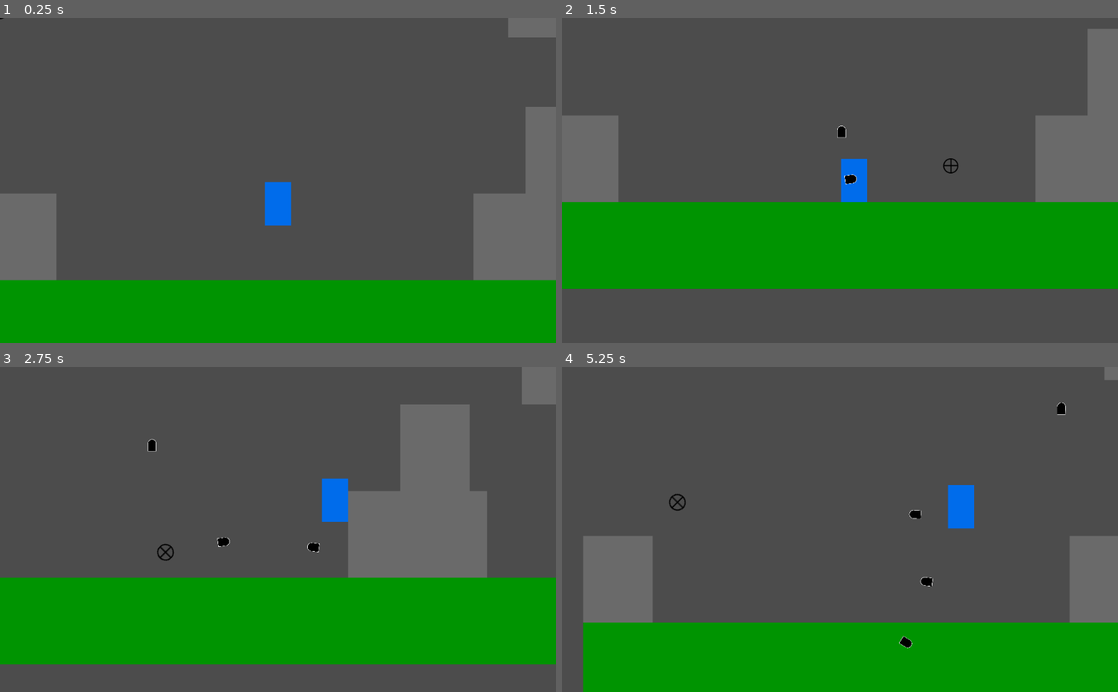
Above: before the commit, frames 1-4 (two rows, left to right).
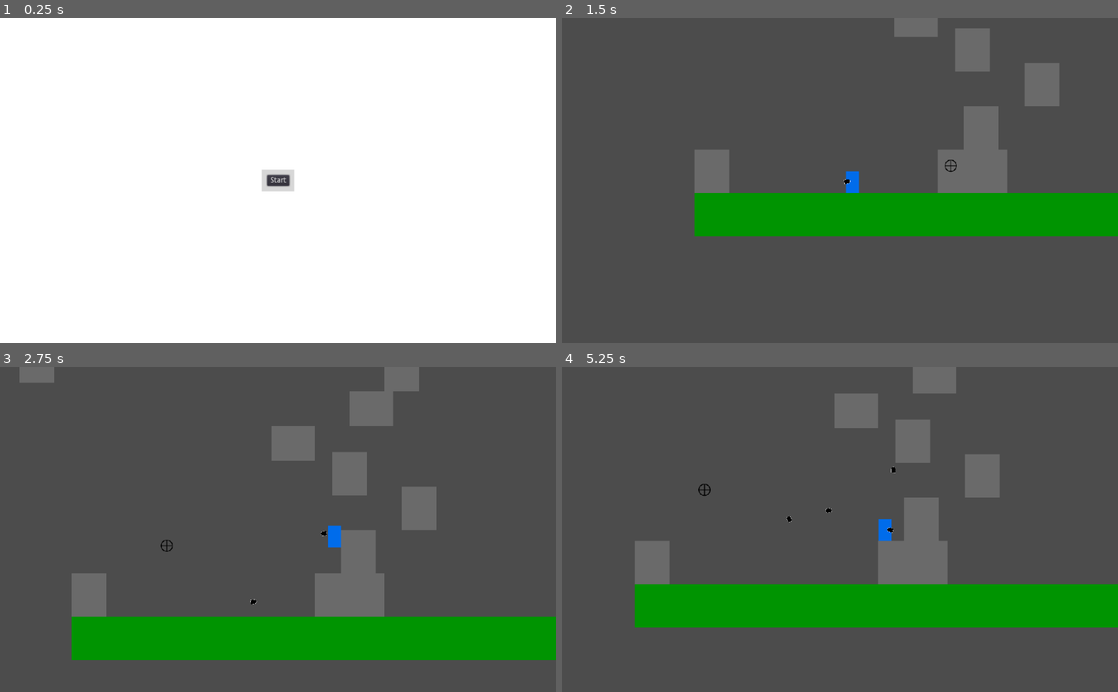
Above: after the commit, the same moments.

Repository: jfdoming/Project-B
Game: Godot game, scene res://Start.tscn
Two runs of this game, one before a commit and one after it. Both use one fixed random seed, a clock stepped at 60 frames per second and the inputs below. Before the commit the project starts from res://Main.tscn.
Inputs (mouse positions are in pixels of both pictures, inside the frame that each line leads up to):
- Up to frame 1 (0.25 s): no input
- Up to frame 2 (1.5 s): click (840, 180) at 0.5 s, where only the run after the commit has a clickable "Start"; move the mouse to (962, 164) at 1.27 s; hold Right (ui_right) from 1.28 s (still down); click (962, 164) at 1.35 s
- Up to frame 3 (2.75 s): keep holding Right (ui_right); tap Space (ui_select) at 1.52, 1.55, 1.82, 2.1, 2.27, 2.57 s; move the mouse to (166, 545) at 2.02 s; click (166, 545) at 2.3 s
- Up to frame 4 (5.25 s): move the mouse to (895, 458) at 2.77 s; release Right (ui_right) at 2.78 s; hold Left (ui_left) 2.78-3.53 s; click (895, 458) at 2.85 s; tap Space (ui_select) at 3.05, 3.77, 4.07, 4.35, 4.52, 4.82 s; move the mouse to (812, 594) at 3.52 s; hold Right (ui_right) 3.53-5.03 s; click (812, 594) at 3.6 s; move the mouse to (1006, 578) at 4.27 s; move the mouse to (673, 480) at 5.02 s; hold Left (ui_left) from 5.03 s (still down); click (673, 480) at 5.1 s

The runs differ from the first frame. In frame 1, 100% of the frame differs, in the area x 0-100%, y 0-100%; in frame 2, 34%; in frame 3, 29%; in frame 4, 40%.

Commit message:
Add scene switching and loading

Diff:
--- a/Layout.gd
+++ b/Layout.gd
@@ -3,9 +3,9 @@
 signal death
 signal win
 
-func _on_DeathArea_body_entered(body):
+func _on_DeathArea_body_entered(_body):
 	emit_signal("death")
 
 
-func _on_Goal_body_entered(body):
+func _on_Goal_body_entered(_body):
 	emit_signal("win")
--- a/Layout.tscn
+++ b/Layout.tscn
@@ -5,14 +5,14 @@
 [ext_resource path="res://Layout.gd" type="Script" id=3]
 [ext_resource path="res://Goal.tscn" type="PackedScene" id=4]
 
-[sub_resource type="RectangleShape2D" id=2]
+[sub_resource type="RectangleShape2D" id=1]
 extents = Vector2( 5368, 368 )
 
 [node name="Layout" type="Node2D"]
 script = ExtResource( 3 )
 
 [node name="Goal" parent="." instance=ExtResource( 4 )]
-position = Vector2( -1920, 320 )
+position = Vector2( -1728, 320 )
 
 [node name="Ground" parent="." instance=ExtResource( 1 )]
 position = Vector2( 512, 528 )
@@ -27,7 +27,10 @@
 position = Vector2( 64, 368 )
 
 [node name="Wall11" parent="." instance=ExtResource( 2 )]
-position = Vector2( -1024, 368 )
+position = Vector2( -1024, 370.936 )
+
+[node name="Wall17" parent="." instance=ExtResource( 2 )]
+position = Vector2( -1920, 368 )
 
 [node name="Wall2" parent="." instance=ExtResource( 2 )]
 position = Vector2( 960, 368 )
@@ -56,19 +59,22 @@
 position = Vector2( 960, -592 )
 
 [node name="Wall12" parent="." instance=ExtResource( 2 )]
-position = Vector2( 320, -592 )
+position = Vector2( 384, -592 )
 
 [node name="Wall13" parent="." instance=ExtResource( 2 )]
-position = Vector2( 192, -848 )
+position = Vector2( 256, -848 )
 
 [node name="Wall14" parent="." instance=ExtResource( 2 )]
-position = Vector2( 64, -560 )
+position = Vector2( 128, -560 )
 
 [node name="Wall15" parent="." instance=ExtResource( 2 )]
-position = Vector2( -192, -496 )
+position = Vector2( -128, -496 )
 
 [node name="Wall16" parent="." instance=ExtResource( 2 )]
-position = Vector2( -448, -432 )
+position = Vector2( -384, -432 )
+
+[node name="Wall18" parent="." instance=ExtResource( 2 )]
+position = Vector2( -640, -368 )
 
 [node name="Wall4" parent="." instance=ExtResource( 2 )]
 position = Vector2( 1088, 368 )
--- /dev/null
+++ b/Loading.gd
@@ -0,0 +1,35 @@
+extends CanvasLayer
+
+var progress
+var may_finish
+
+func _ready():
+	Root.connect("load_progress", self, "_on_load_progress")
+
+func start_loading():
+	$LoadingContainer.show()
+	$MinTimer.start(0.5)
+	may_finish = false
+
+func finish_loading():
+	$LoadingContainer.hide()
+	$MinTimer.stop()
+
+func _on_load_progress(new_progress):
+	progress = new_progress
+
+	if progress == 0:
+		start_loading()
+		return
+
+	if progress == 1 and may_finish:
+		finish_loading()
+		return
+
+	$LoadingContainer/LoadingProgress.value = progress * 100
+
+
+func _on_MinTimer_timeout():
+	may_finish = true
+	if progress == 1:
+		finish_loading()
--- /dev/null
+++ b/Loading.tscn
@@ -0,0 +1,42 @@
+[gd_scene load_steps=2 format=2]
+
+[ext_resource path="res://Loading.gd" type="Script" id=1]
+
+[node name="Loading" type="CanvasLayer"]
+layer = 2
+script = ExtResource( 1 )
+
+[node name="LoadingContainer" type="Control" parent="."]
+visible = false
+anchor_right = 1.0
+anchor_bottom = 1.0
+__meta__ = {
+"_edit_use_anchors_": false
+}
+
+[node name="ColorRect" type="ColorRect" parent="LoadingContainer"]
+anchor_right = 1.0
+anchor_bottom = 1.0
+__meta__ = {
+"_edit_use_anchors_": false
+}
+
+[node name="LoadingProgress" type="ProgressBar" parent="LoadingContainer"]
+anchor_left = 0.5
+anchor_top = 0.5
+anchor_right = 0.5
+anchor_bottom = 0.5
+margin_left = -128.0
+margin_top = -16.0
+margin_right = 128.0
+margin_bottom = 16.0
+size_flags_horizontal = 4
+size_flags_vertical = 4
+__meta__ = {
+"_edit_use_anchors_": false
+}
+
+[node name="MinTimer" type="Timer" parent="."]
+wait_time = 0.3
+one_shot = true
+[connection signal="timeout" from="MinTimer" to="." method="_on_MinTimer_timeout"]
--- a/Main.gd
+++ /dev/null
@@ -1,13 +0,0 @@
-extends Node2D
-
-# Called when the node enters the scene tree for the first time.
-func _ready():
-	Input.set_mouse_mode(Input.MOUSE_MODE_HIDDEN)
-	$Crosshair.play("Crosshair")
-
-func _on_Layout_death():
-	$Player.respawn()
-
-
-func _on_Layout_win():
-	print("win!")
--- a/Player.gd
+++ b/Player.gd
@@ -4,13 +4,14 @@
 
 export (PackedScene) var Bullet
 
-export (int) var max_run_speed = 60
-export (float) var run_speed_increment_fraction = 1.0 / 3.0
+export (bool) var may_move = true
+export (int) var max_run_speed = 700
+export (float) var run_speed_increment_fraction = 1.0 / 20.0
 export (int) var jump_speed = 800
 export (int) var smash_speed = 1200
-export (float) var jump_bonus = 0.08
+export (float) var jump_bonus = 0.15
 export (float) var gravity = 2
-export (float) var friction = 0.15
+export (float) var friction = 0.2
 export (float) var air_resistance = 0.05
 
 var velocity = Vector2()
@@ -19,12 +20,12 @@
 var smashing = false
 var alive = true
 
-func get_input():
-	var right = Input.is_action_pressed('ui_right')
-	var left = Input.is_action_pressed('ui_left')
-	var jump = Input.is_action_just_pressed('ui_select') or Input.is_action_just_pressed('ui_up')
-	var smash = Input.is_action_just_pressed('ui_down')
-	var fire = Input.is_action_just_pressed("fire")
+func get_input(delta):
+	var right = may_move and Input.is_action_pressed('ui_right')
+	var left = may_move and Input.is_action_pressed('ui_left')
+	var jump = may_move and (Input.is_action_just_pressed('ui_select') or Input.is_action_just_pressed('ui_up'))
+	var smash = may_move and Input.is_action_just_pressed('ui_down')
+	var fire = may_move and Input.is_action_just_pressed("fire")
 
 	if fire:
 		var instance = Bullet.instance()
@@ -40,16 +41,16 @@
 		just_jumped = true
 		velocity.y = -jump_speed - jump_bonus * abs(velocity.x)
 	if right:
-		velocity.x += run_speed_increment_fraction * max_run_speed
-		clamp(velocity.x, -max_run_speed, max_run_speed)
+		velocity.x += run_speed_increment_fraction * max_run_speed * delta * 60
+		velocity.x = clamp(velocity.x, -max_run_speed, max_run_speed)
 	if left:
-		velocity.x -= run_speed_increment_fraction * max_run_speed
-		clamp(velocity.x, -max_run_speed, max_run_speed)
+		velocity.x -= run_speed_increment_fraction * max_run_speed * delta * 60
+		velocity.x = clamp(velocity.x, -max_run_speed, max_run_speed)
 	if not right and not left:
-		velocity.x *= (1 - (friction if is_on_floor() else air_resistance))
+		velocity.x *= (1 - (friction if is_on_floor() else air_resistance)) * delta * 60
 
 func _physics_process(delta):
-	get_input()
+	get_input(delta)
 	velocity.y += gravity * delta * 1000
 	if smashing and is_on_floor():
 		smashing = false
--- a/Player.tscn
+++ b/Player.tscn
@@ -44,6 +44,7 @@
 
 [node name="Camera2D" type="Camera2D" parent="."]
 current = true
+zoom = Vector2( 2, 2 )
 drag_margin_h_enabled = true
 drag_margin_v_enabled = true
 smoothing_enabled = true
--- /dev/null
+++ b/Root.gd
@@ -0,0 +1,70 @@
+extends Node
+
+signal load_progress
+
+var loader
+var wait_frames
+var time_max = 100
+var current_scene
+
+func _ready():
+	var root = get_tree().get_root()
+	current_scene = root.get_child(root.get_child_count() - 1)
+
+func goto_scene(path):
+	# This function will usually be called from a signal callback,
+	# or some other function in the current scene.
+	# Deleting the current scene at this point is
+	# a bad idea, because it may still be executing code.
+	# This will result in a crash or unexpected behavior.
+
+	# The solution is to defer the load to a later time, when
+	# we can be sure that no code from the current scene is running:
+
+	call_deferred("_deferred_goto_scene", path)
+
+func _deferred_goto_scene(path):
+	loader = ResourceLoader.load_interactive("res://" + path + ".tscn")
+	if loader == null:
+		printerr("Failed to load scene: ", path)
+		return
+	set_process(true)
+
+	current_scene.queue_free()
+
+	wait_frames = 1
+	emit_signal("load_progress", 0)
+
+func _process(_time):
+	if loader == null:
+		set_process(false)
+		return
+
+	if wait_frames > 0:
+		wait_frames -= 1
+		return
+
+	var t = OS.get_ticks_msec()
+	while OS.get_ticks_msec() < t + time_max:
+		var err = loader.poll()
+
+		if err == ERR_FILE_EOF:
+			var resource = loader.get_resource()
+			loader = null
+			set_new_scene(resource)
+			break
+		elif err == OK:
+			update_progress()
+		else: # error during loading
+			printerr("Failed to load scene.")
+			loader = null
+			break
+
+func update_progress():
+	var progress = float(loader.get_stage()) / loader.get_stage_count()
+	emit_signal("load_progress", progress)
+
+func set_new_scene(scene_resource):
+	current_scene = scene_resource.instance()
+	get_node("/root").add_child(current_scene)
+	emit_signal("load_progress", 1)
--- /dev/null
+++ b/Sidescroller.gd
@@ -0,0 +1,15 @@
+extends Node2D
+
+func _ready():
+	$Crosshair/CrosshairAnimation.play("Crosshair")
+
+func _on_Layout_death():
+	$Player.respawn()
+
+func _on_Layout_win():
+	$Player.may_move = false
+	$WinTimer.start()
+
+func _on_WinTimer_timeout():
+	Input.set_mouse_mode(Input.MOUSE_MODE_VISIBLE)
+	Root.goto_scene("Start")
--- a/Main.tscn
+++ b/Sidescroller.tscn
@@ -1,18 +1,18 @@
 [gd_scene load_steps=8 format=2]
 
 [ext_resource path="res://Layout.tscn" type="PackedScene" id=1]
-[ext_resource path="res://Player.tscn" type="PackedScene" id=2]
-[ext_resource path="res://assets/cross1.png" type="Texture" id=4]
-[ext_resource path="res://Crosshair.gd" type="Script" id=5]
-[ext_resource path="res://Main.gd" type="Script" id=6]
-[ext_resource path="res://Bullet.tscn" type="PackedScene" id=7]
+[ext_resource path="res://Player.tscn" type="PackedScene" id=3]
+[ext_resource path="res://Bullet.tscn" type="PackedScene" id=4]
+[ext_resource path="res://assets/cross1.png" type="Texture" id=5]
+[ext_resource path="res://Sidescroller.gd" type="Script" id=6]
+[ext_resource path="res://Crosshair.gd" type="Script" id=7]
 
 [sub_resource type="Animation" id=1]
 resource_name = "Crosshair"
 length = 2.0
 loop = true
 tracks/0/type = "value"
-tracks/0/path = NodePath("Crosshair/Image:rotation_degrees")
+tracks/0/path = NodePath("CanvasLayer/Crosshair/Image:rotation_degrees")
 tracks/0/interp = 1
 tracks/0/loop_wrap = true
 tracks/0/imported = false
@@ -24,7 +24,7 @@
 "values": [ 0.0, 360.0 ]
 }
 tracks/1/type = "value"
-tracks/1/path = NodePath("Crosshair/Image:scale")
+tracks/1/path = NodePath("CanvasLayer/Crosshair/Image:scale")
 tracks/1/interp = 1
 tracks/1/loop_wrap = true
 tracks/1/imported = false
@@ -36,22 +36,29 @@
 "values": [ Vector2( 0.1, 0.1 ), Vector2( 0.15, 0.15 ), Vector2( 0.1, 0.1 ) ]
 }
 
-[node name="Node2D" type="Node2D"]
+[node name="Sidescroller" type="Node2D"]
 script = ExtResource( 6 )
 
 [node name="Layout" parent="." instance=ExtResource( 1 )]
 
-[node name="Player" parent="." instance=ExtResource( 2 )]
+[node name="Player" parent="." instance=ExtResource( 3 )]
 position = Vector2( 536, 240 )
-Bullet = ExtResource( 7 )
+Bullet = ExtResource( 4 )
 
-[node name="Crosshair" type="AnimationPlayer" parent="."]
+[node name="Crosshair" type="CanvasLayer" parent="."]
+
+[node name="CrosshairAnimation" type="AnimationPlayer" parent="Crosshair"]
 anims/Crosshair = SubResource( 1 )
 
-[node name="Image" type="Sprite" parent="Crosshair"]
+[node name="Image" type="Sprite" parent="Crosshair/CrosshairAnimation"]
 position = Vector2( 408, 216 )
 scale = Vector2( 0.1, 0.1 )
-texture = ExtResource( 4 )
-script = ExtResource( 5 )
+texture = ExtResource( 5 )
+script = ExtResource( 7 )
+
+[node name="WinTimer" type="Timer" parent="."]
+wait_time = 3.0
+one_shot = true
 [connection signal="death" from="Layout" to="." method="_on_Layout_death"]
 [connection signal="win" from="Layout" to="." method="_on_Layout_win"]
+[connection signal="timeout" from="WinTimer" to="." method="_on_WinTimer_timeout"]
--- /dev/null
+++ b/Start.gd
@@ -0,0 +1,5 @@
+extends CanvasLayer
+
+func _on_StartButton_pressed():
+	Root.goto_scene("Sidescroller")
+	Input.set_mouse_mode(Input.MOUSE_MODE_HIDDEN)
--- /dev/null
+++ b/Start.tscn
@@ -0,0 +1,44 @@
+[gd_scene load_steps=2 format=2]
+
+[ext_resource path="res://Start.gd" type="Script" id=1]
+
+[node name="Start" type="CanvasLayer"]
+script = ExtResource( 1 )
+
+[node name="ColorRect" type="ColorRect" parent="."]
+anchor_right = 1.0
+anchor_bottom = 1.0
+__meta__ = {
+"_edit_use_anchors_": false
+}
+
+[node name="Buttons" type="Control" parent="."]
+anchor_left = 0.5
+anchor_top = 0.5
+anchor_right = 0.5
+anchor_bottom = 0.5
+margin_left = -30.0
+margin_top = -20.0
+margin_right = 30.0
+margin_bottom = 20.0
+
+[node name="ColorRect" type="ColorRect" parent="Buttons"]
+anchor_right = 1.0
+anchor_bottom = 1.0
+color = Color( 0.847059, 0.847059, 0.847059, 1 )
+
+[node name="StartButton" type="Button" parent="Buttons"]
+anchor_left = 0.5
+anchor_top = 0.5
+anchor_right = 0.5
+anchor_bottom = 0.5
+margin_left = -20.5
+margin_top = -10.0
+margin_right = 20.5
+margin_bottom = 10.0
+size_flags_horizontal = 3
+text = "Start"
+__meta__ = {
+"_edit_use_anchors_": false
+}
+[connection signal="pressed" from="Buttons/StartButton" to="." method="_on_StartButton_pressed"]
--- a/project.godot
+++ b/project.godot
@@ -15,9 +15,14 @@
 
 [application]
 
-config/name="Platformer"
-run/main_scene="res://Main.tscn"
+config/name="Sidescroller"
+run/main_scene="res://Start.tscn"
 config/icon="res://icon.png"
+
+[autoload]
+
+Root="*res://Root.gd"
+Loading="*res://Loading.tscn"
 
 [display]
 
Not shown: 1 places in Layout.tscn that only renumber resources
